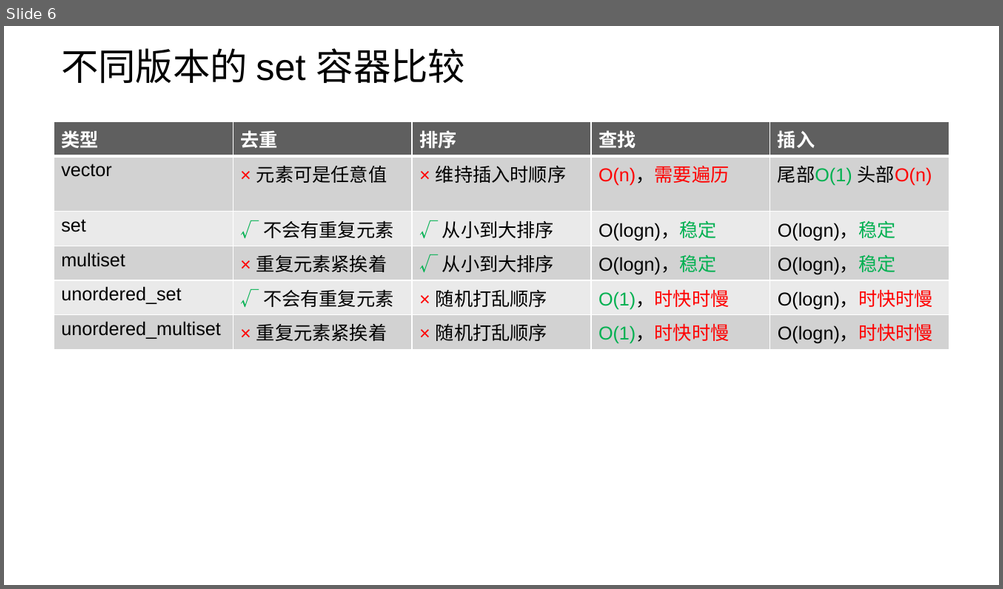
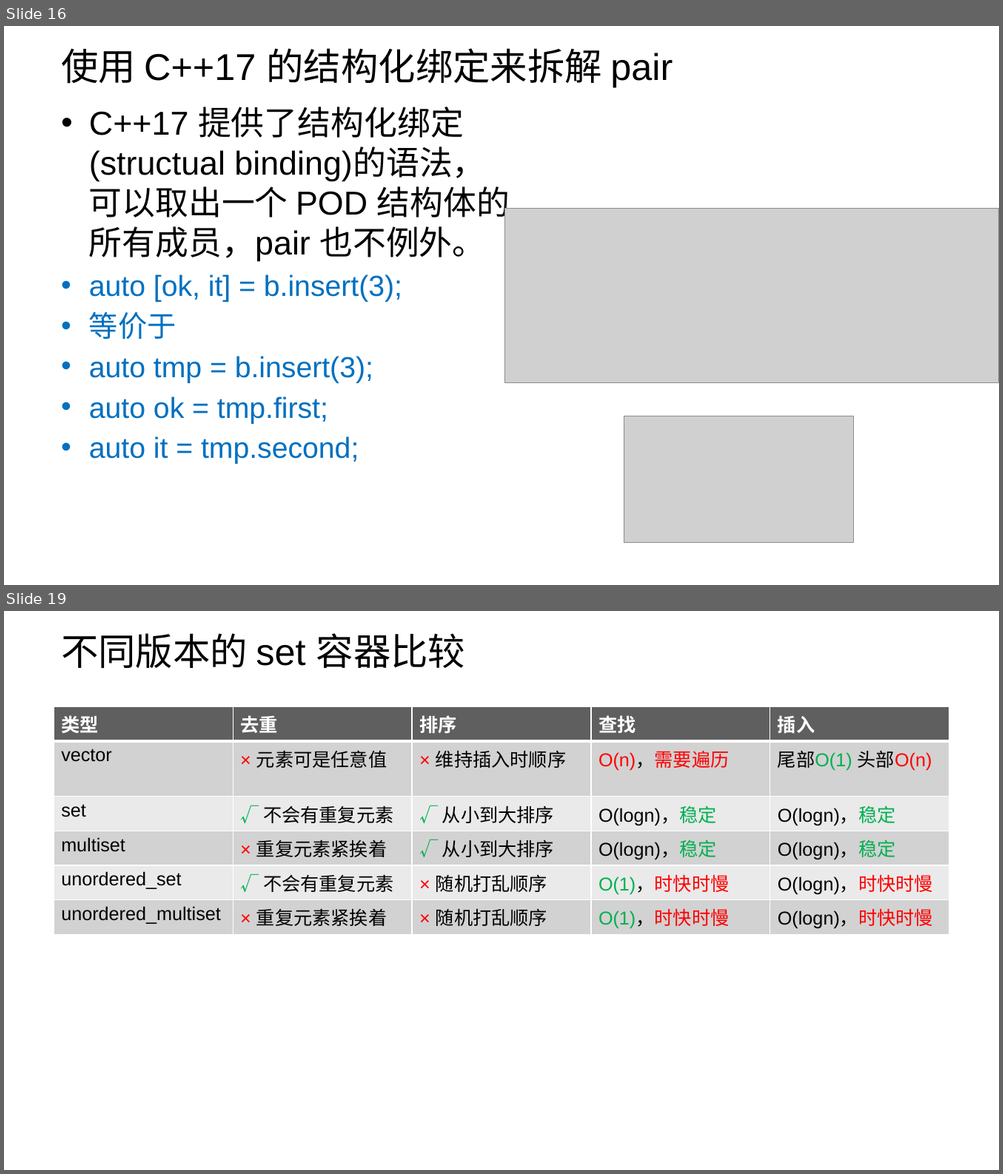
Before and after one commit to parallel101/course, a slide deck: 14/slides.pptx. Shown one above the other, each under a label of ours: slide 6 before the commit, slides 16 and 19 after it; the slides between them are not shown. The pictures are 1003x589 and 1003x1174 pixels, drawn with LibreOffice and Linux fonts; fonts in the diff are those of the drawing; grey boxes stand for pictures; background and template pictures are left out. Boxes give left, top, right and bottom in pixels: in the first picture for what was removed or moved away, otherwise in the second. Text is boxed around its words. In the diff, an @@ line names an element or a change of style, - is before the commit and + after.

```diff
--- a/14/slides.pptx
+++ b/14/slides.pptx
@@ slide 16 added at (4, 26, 999, 585), background picture (left out) @@
@@ title added at (61, 48, 672, 87), 36 pt, text #000000 @@
+使用 C++17 的结构化绑定来拆解 pair
@@ text added at (89, 107, 509, 464), 28 pt, text #0070C0 @@
+• C++17 提供了结构化绑定(structual binding)的语法，可以取出一个 POD 结构体的所有成员，pair 也不例外。
+• auto [ok, it] = b.insert(3);
+• 等价于
+• auto tmp = b.insert(3);
+• auto ok = tmp.first;
+• auto it = tmp.second;
@@ picture added at (505, 208, 999, 383) @@
@@ picture added at (624, 416, 853, 543) @@
@@ what was slide 6 is now slide 19 @@
```
Also in this commit, not shown: 2 slides changed, 12 other slides added, 17 other files.
